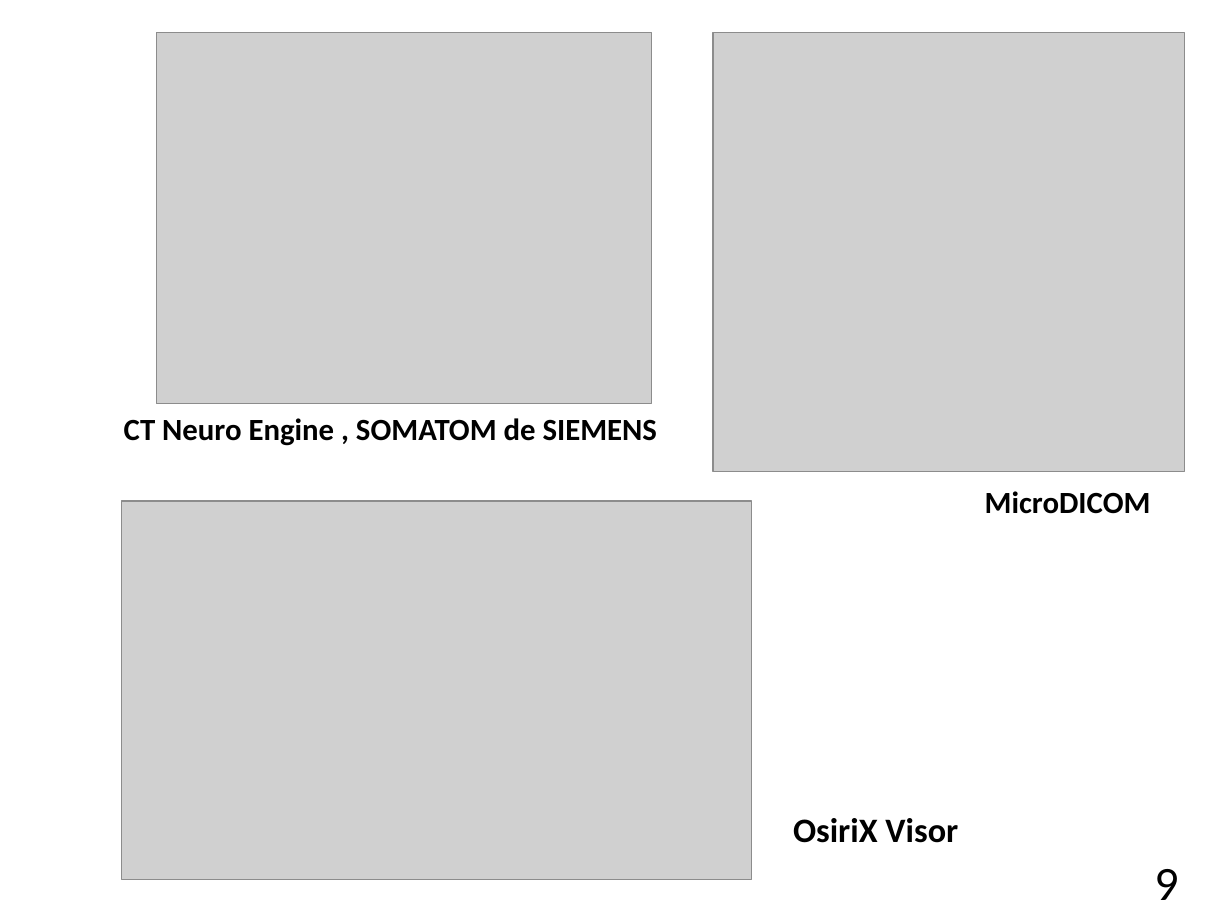
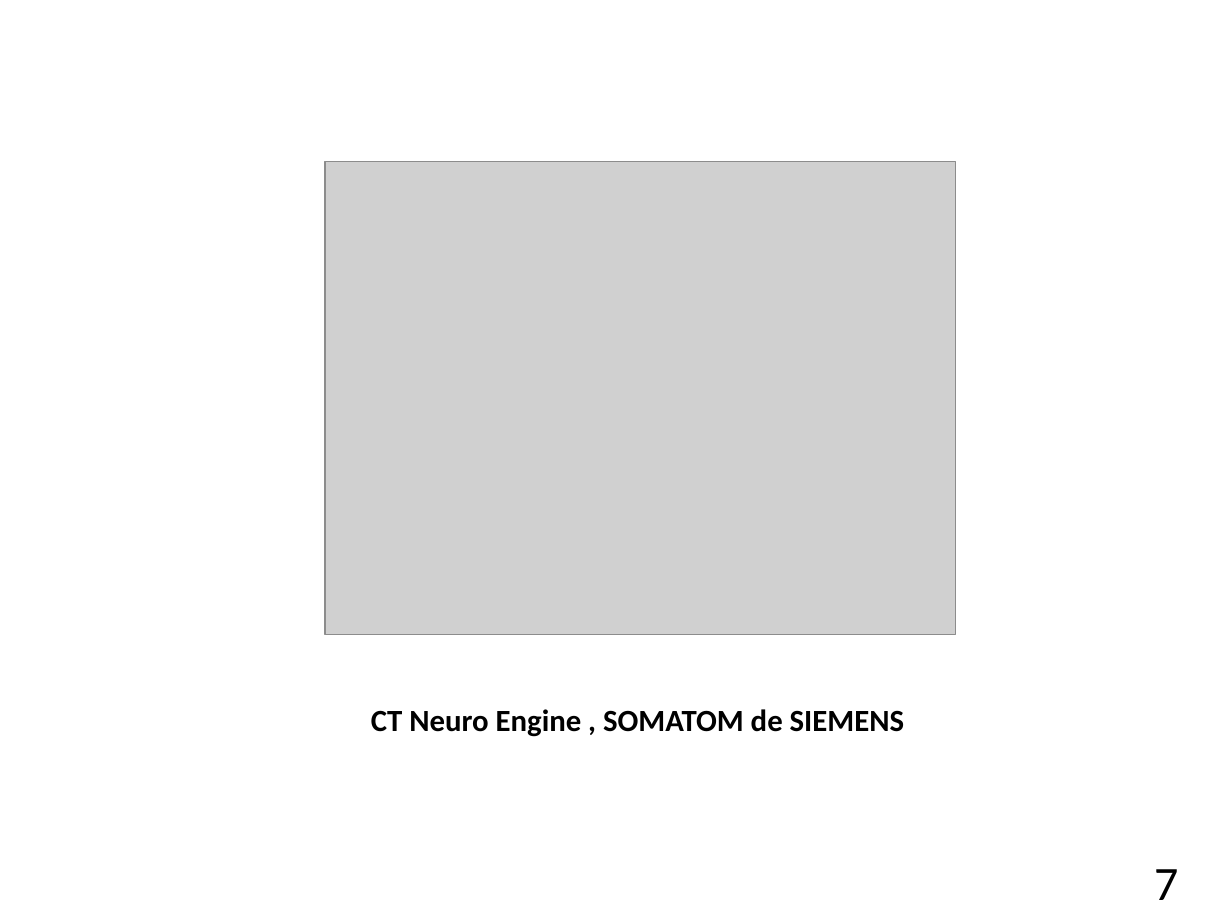
Before and after one commit to garo9521/Trabajo-Terminal, a slide deck: slide 7 of Documento/Presentación.pptx (slide 9 before the commit). Drawn at 1232x924 pixels with LibreOffice and Linux fonts; fonts in the diff are those of the drawing; grey boxes stand for pictures; background and template pictures are left out. Boxes give left, top, right and bottom in pixels: in the first picture for what was removed or moved away, otherwise in the second. Text is boxed around its words. In the diff, an @@ line names an element or a change of style, - is before the commit and + after.

Commit message:
Final

```diff
--- a/Documento/Presentación.pptx
+++ b/Documento/Presentación.pptx
@@ picture removed at (713, 32, 1185, 472) @@
@@ picture: place and size @@
-picture at (156, 33, 652, 404)
+picture at (325, 161, 956, 634)
@@ picture removed at (121, 501, 752, 880) @@
@@ text removed at (985, 491, 1151, 514) @@
-MicroDICOM
@@ text "CT Neuro Engine , SOMATOM ...": place and size @@
-text "CT Neuro Engine , SOMATOM ..." at (124, 418, 657, 446)
+text "CT Neuro Engine , SOMATOM ..." at (371, 709, 904, 737)
@@ text removed at (793, 818, 958, 843) @@
-OsiriX Visor
@@ page number at (1154, 869, 1178, 900): text changed @@
-9
+7
```
Also in this commit, not shown: 6 other slides changed, 5 slides added, 3 slides removed.
